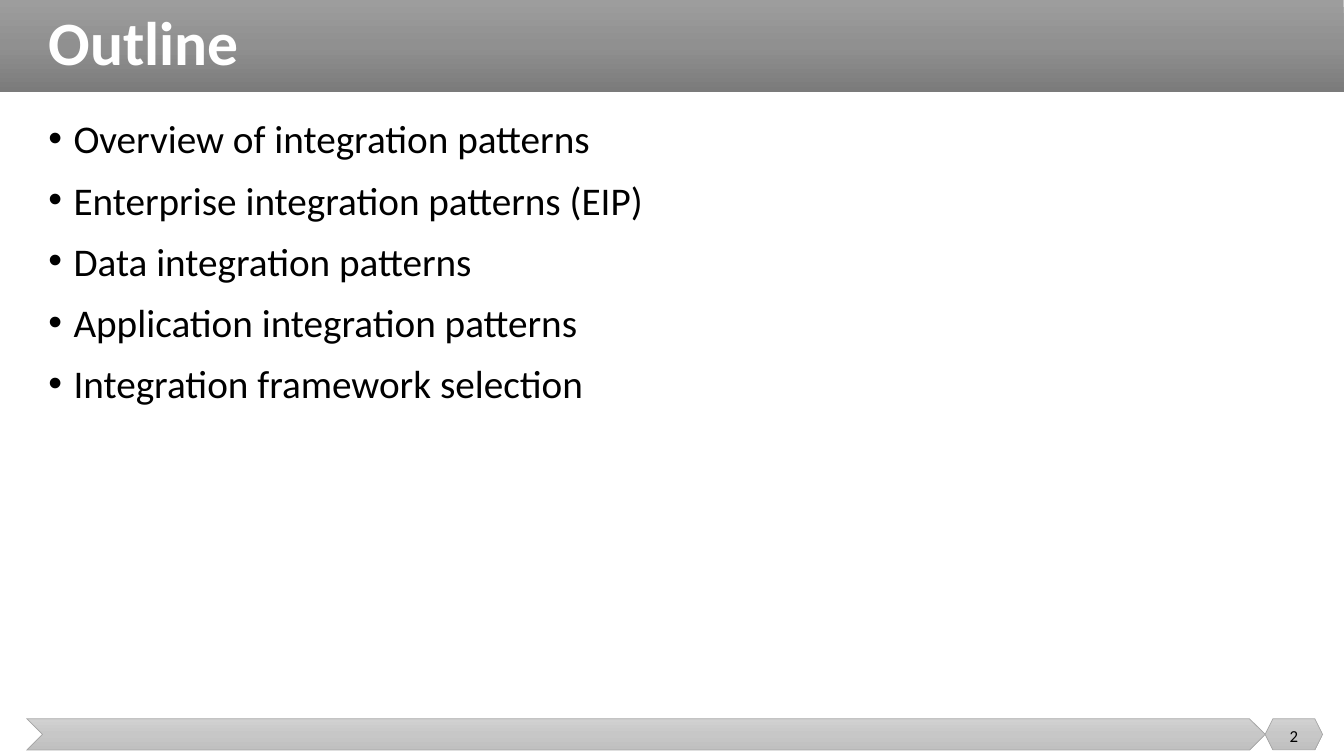
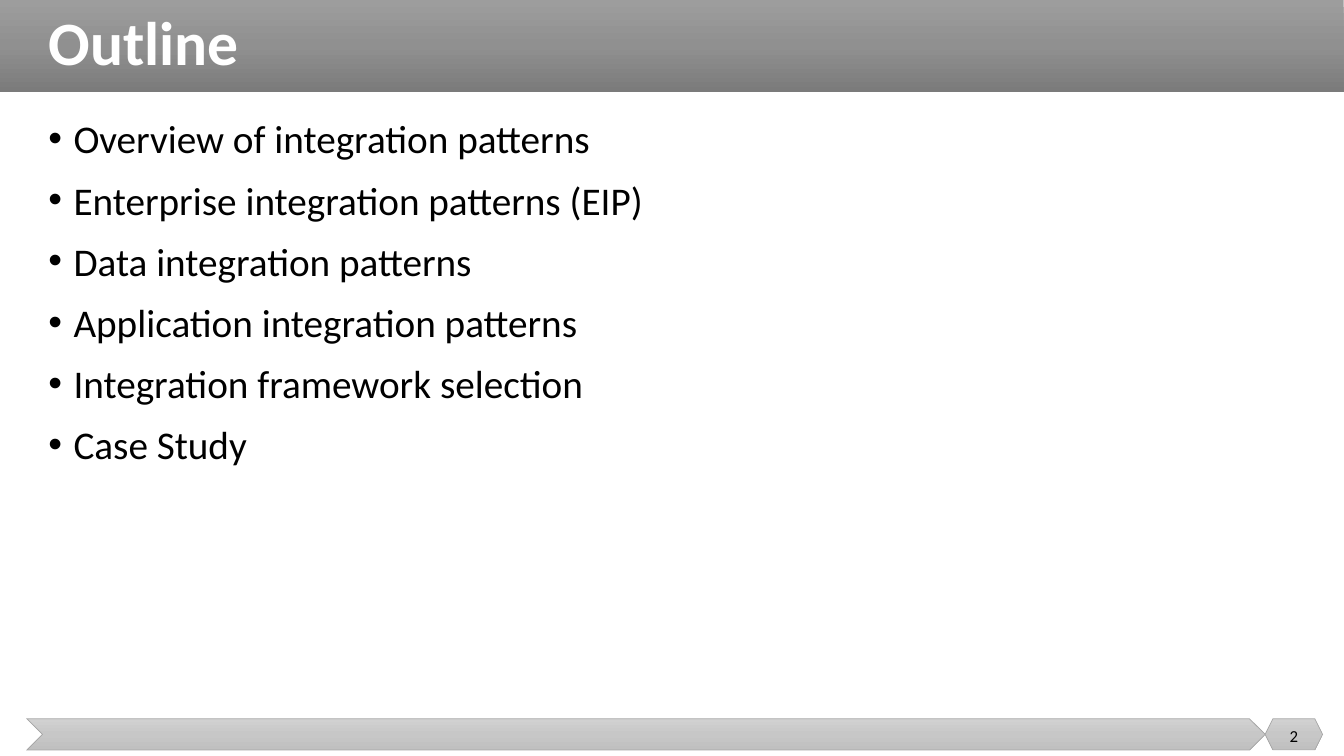
Before and after one commit to malenezi/malenezi, a slide deck: slide 2 of SE495/Lectures/6-Integration Patterns and Frameworks/Integration Patterns and Frameworks.pptx. Drawn at 1344x756 pixels with LibreOffice and Linux fonts; fonts in the diff are those of the drawing. Boxes give left, top, right and bottom in pixels: in the first picture for what was removed or moved away, otherwise in the second. Text is boxed around its words. In the diff, an @@ line names an element or a change of style, - is before the commit and + after.

```diff
--- a/SE495/Lectures/6-Integration Patterns and Frameworks/Integration Patterns and Frameworks.pptx
+++ b/SE495/Lectures/6-Integration Patterns and Frameworks/Integration Patterns and Frameworks.pptx
@@ text at (x1=74, y1=431, x2=247, y2=466): paragraph added @@
+• Case Study
```
Also in this commit, not shown: 7 slides added, 1 slide removed.
